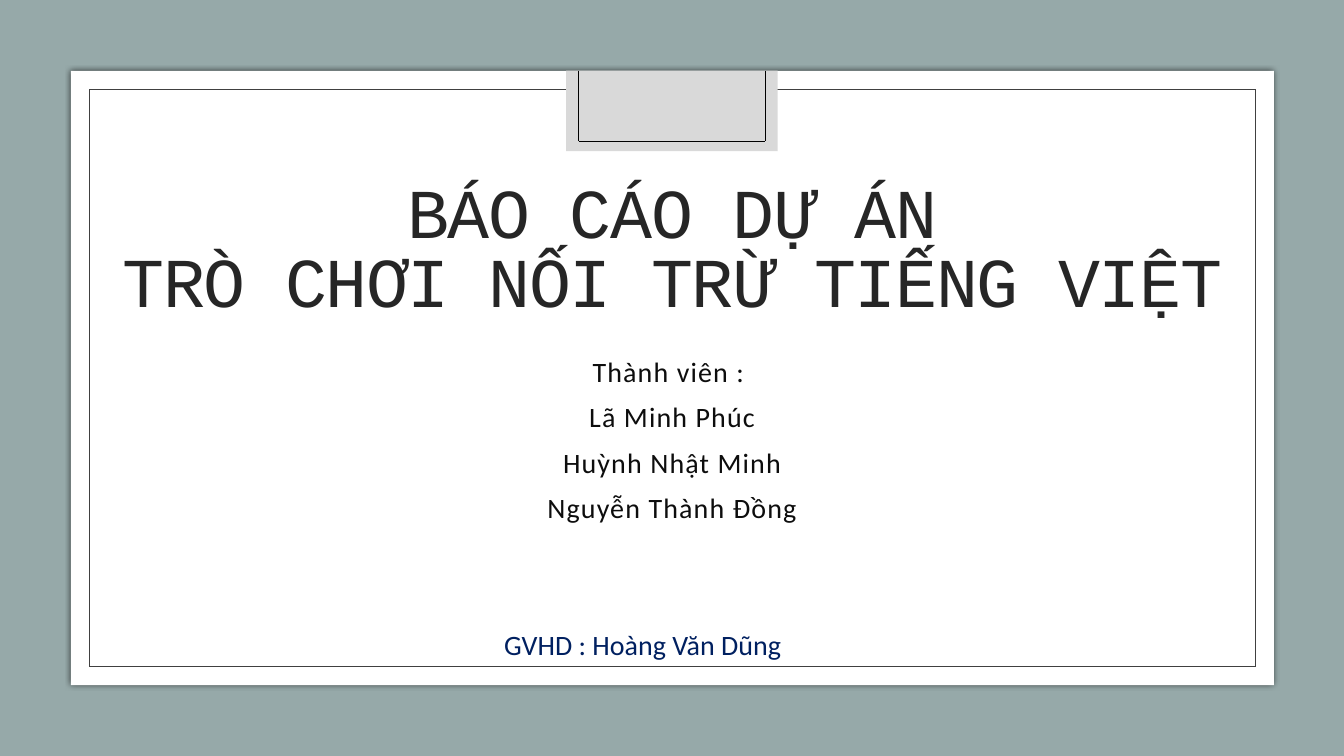
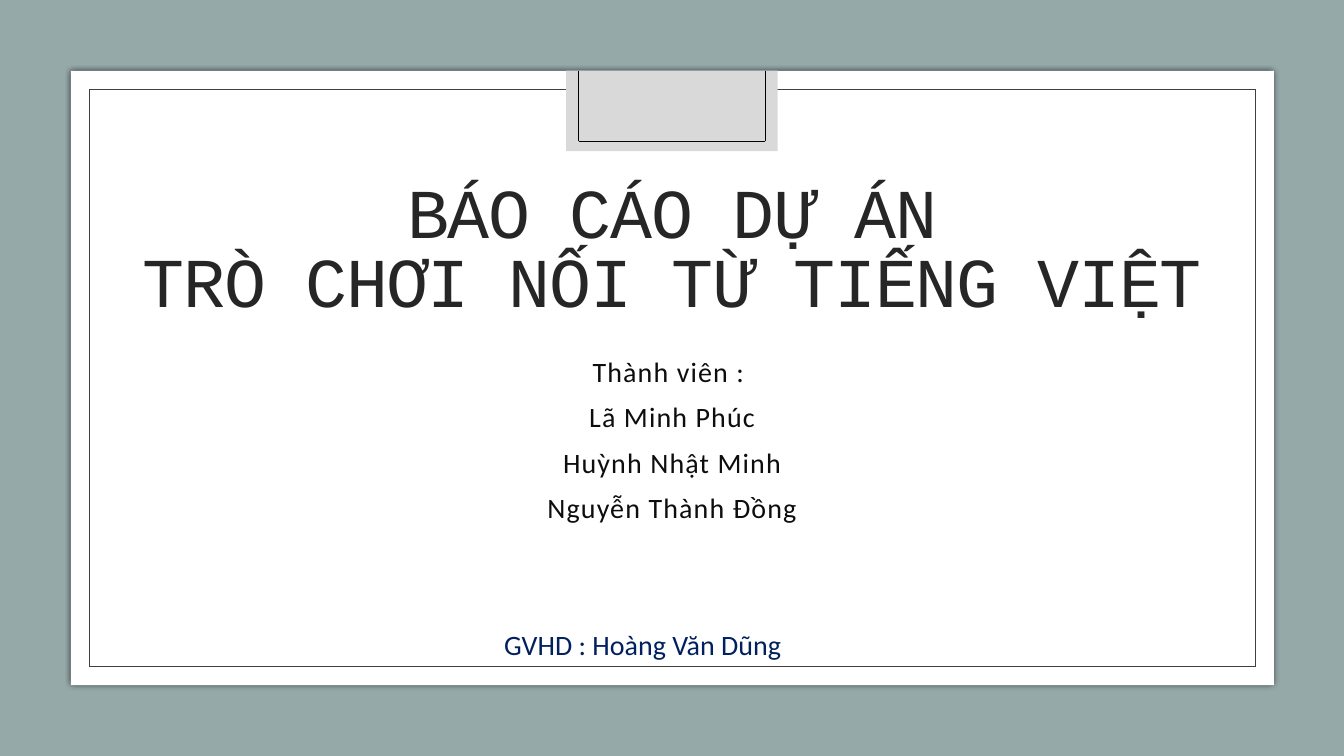
Before and after one commit to pk9r327/GameNoiTu, a slide deck: slide 1 of Báo cáo dự án - CTDL và GT.pptx. Drawn at 1344x756 pixels with LibreOffice and Linux fonts; fonts in the diff are those of the drawing. Boxes give left, top, right and bottom in pixels: in the first picture for what was removed or moved away, otherwise in the second. Text is boxed around its words. In the diff, an @@ line names an element or a change of style, - is before the commit and + after.

Commit message:
PP patch 3.0

```diff
--- a/Báo cáo dự án - CTDL và GT.pptx
+++ b/Báo cáo dự án - CTDL và GT.pptx
@@ title at bbox=[143, 187, 1202, 318]: text changed @@
-BÁO CÁO DỰ ÁN
-TRÒ CHƠI NỐI TRỪ TIẾNG VIỆT
+BÁO CÁO DỰ ÁN
+TRÒ CHƠI NỐI TỪ TIẾNG VIỆT
```
